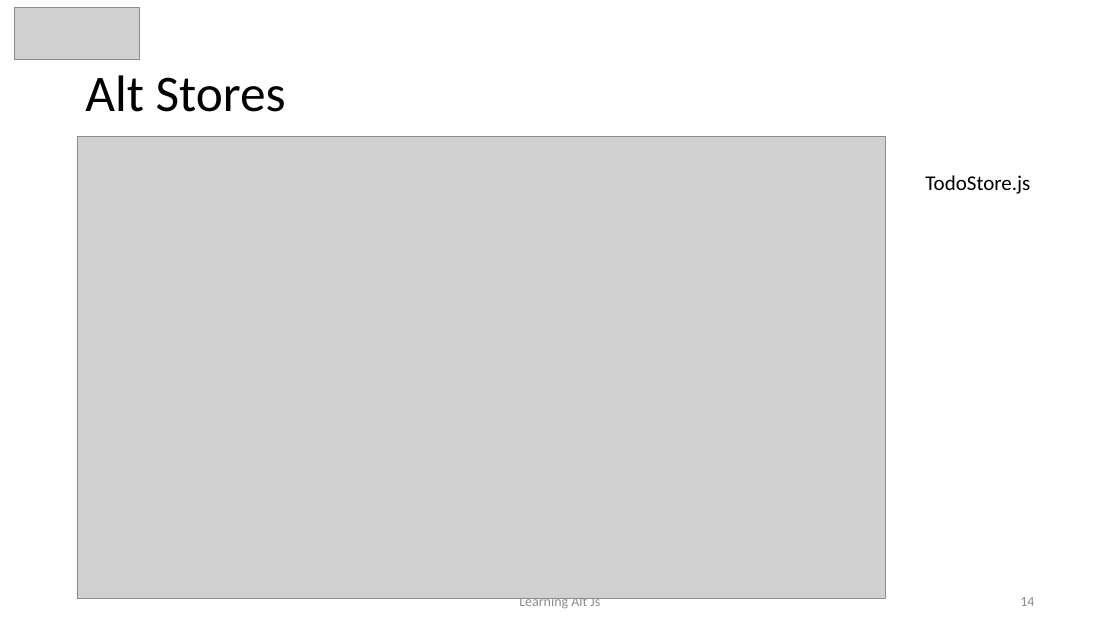
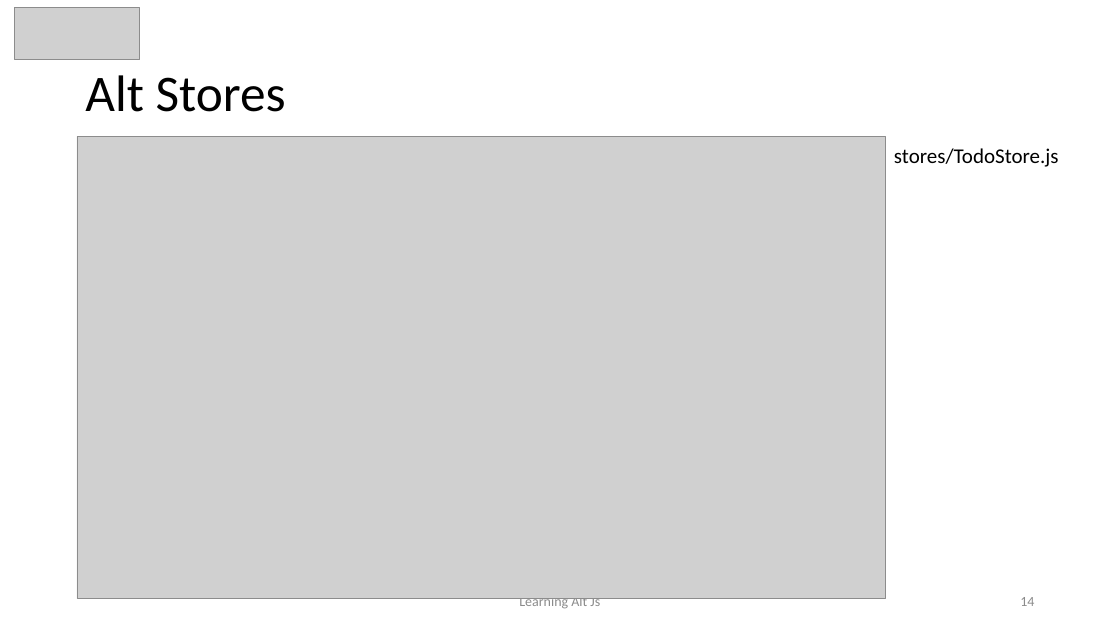
Before and after one commit to awahab29/samplealt, a slide deck: slide 14 of React.pptx. Drawn at 1120x630 pixels with LibreOffice and Linux fonts; fonts in the diff are those of the drawing; grey boxes stand for pictures. Boxes give left, top, right and bottom in pixels: in the first picture for what was removed or moved away, otherwise in the second. Text is boxed around its words. In the diff, an @@ line names an element or a change of style, - is before the commit and + after.

```diff
--- a/React.pptx
+++ b/React.pptx
@@ text added at (x1=894, y1=148, x2=1059, y2=167), 18 pt, text #000000 @@
+stores/TodoStore.js
@@ text removed at (x1=925, y1=175, x2=1030, y2=194) @@
-TodoStore.js
```
Also in this commit, not shown: 6 other slides changed.
